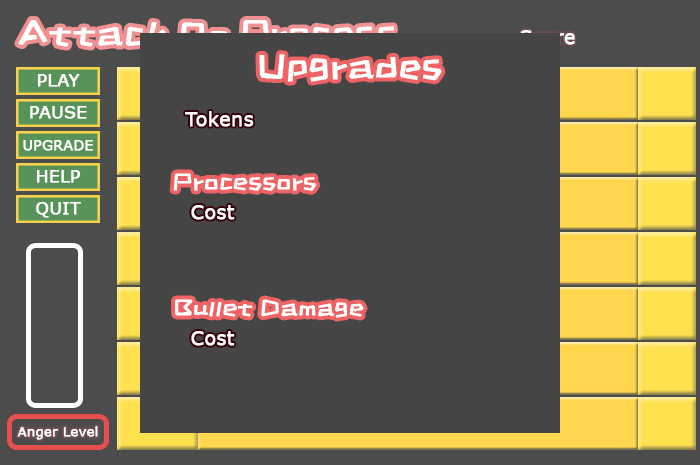
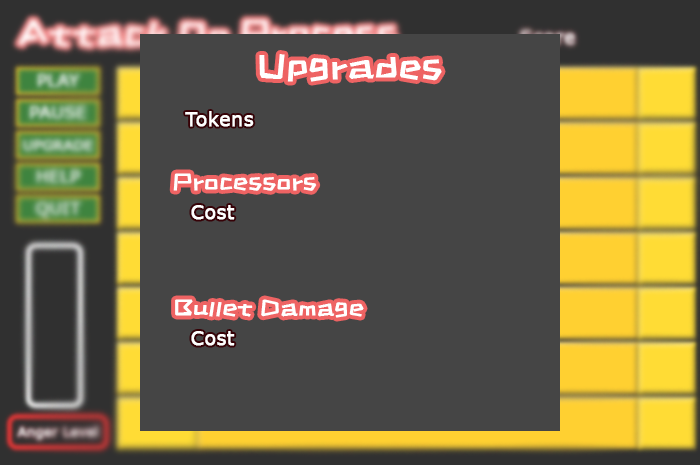
Layered file, before and after one edit (700px x 465px). Changes by layer:
renamed "Layer 1" to "Layer 0", painted on it over bbox(140, 33, 560, 433)
"Background copy": opacity 70% → 81%, painted on it over bbox(0, 0, 700, 465)
